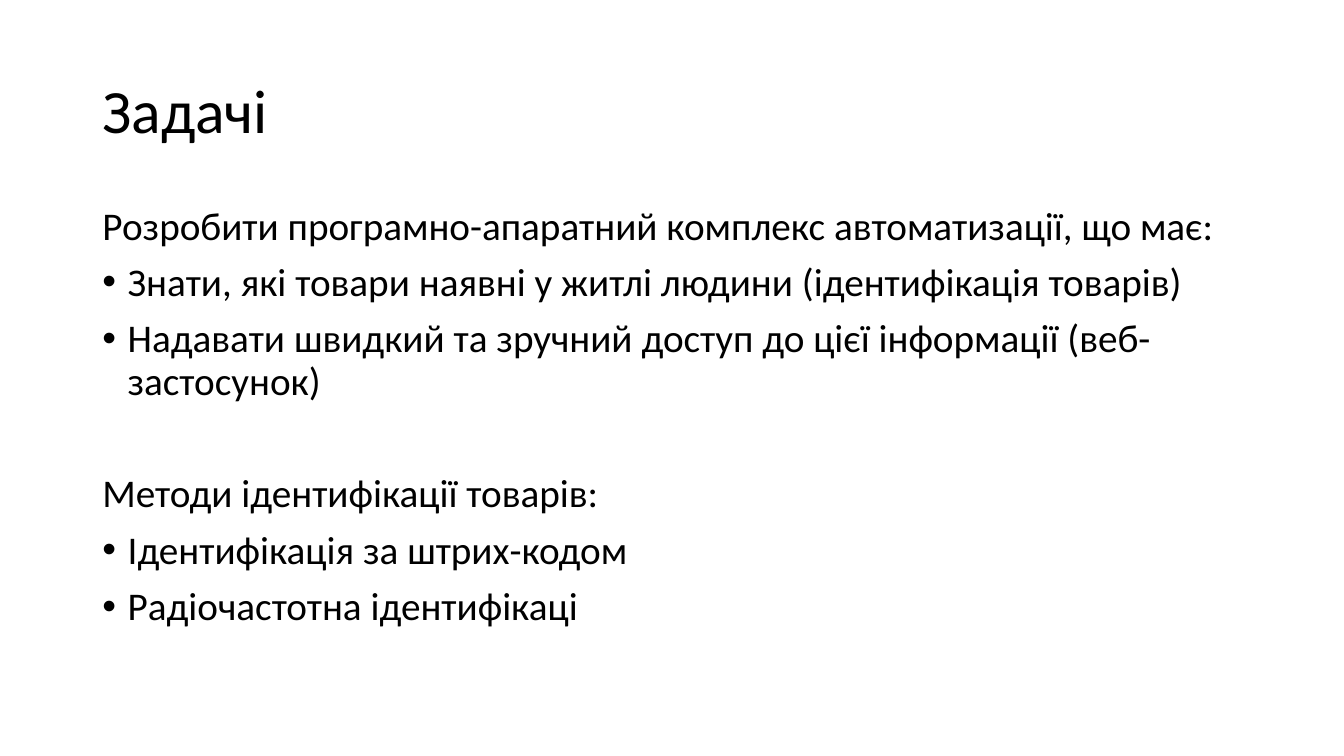
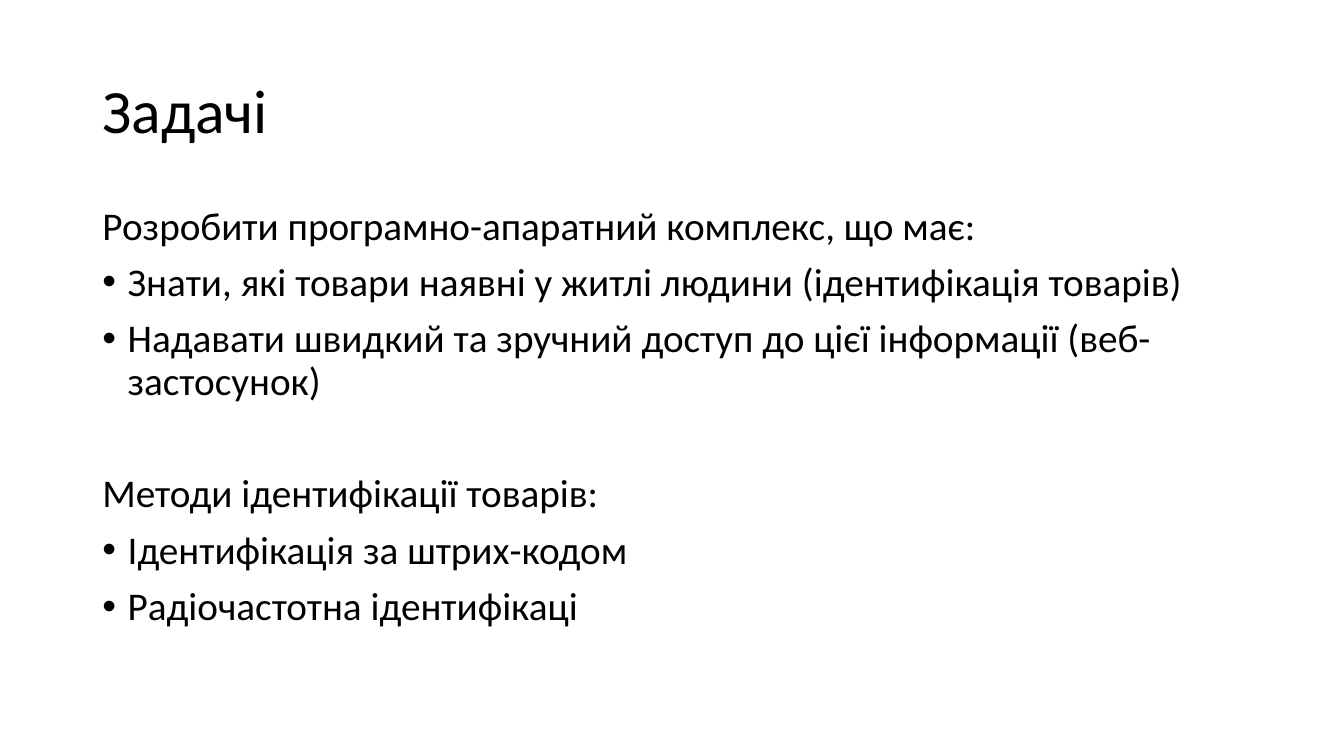
Before and after one commit to Kharabet/SmartShoppingList, a slide deck: slide 4 of docs/kpi docs/ПЗ/Presentation_defense.pptx. Drawn at 1344x756 pixels with LibreOffice and Linux fonts; fonts in the diff are those of the drawing. Boxes give left, top, right and bottom in pixels: in the first picture for what was removed or moved away, otherwise in the second. Text is boxed around its words. In the diff, an @@ line names an element or a change of style, - is before the commit and + after.

```diff
--- a/docs/kpi docs/ПЗ/Presentation_defense.pptx
+++ b/docs/kpi docs/ПЗ/Presentation_defense.pptx
@@ text at (102, 213, 975, 247): text changed @@
-Розробити програмно-апаратний комплекс автоматизації, що має:
+Розробити програмно-апаратний комплекс, що має:
```
Also in this commit, not shown: 2 other slides changed, 1 slide added, 7 other files.
